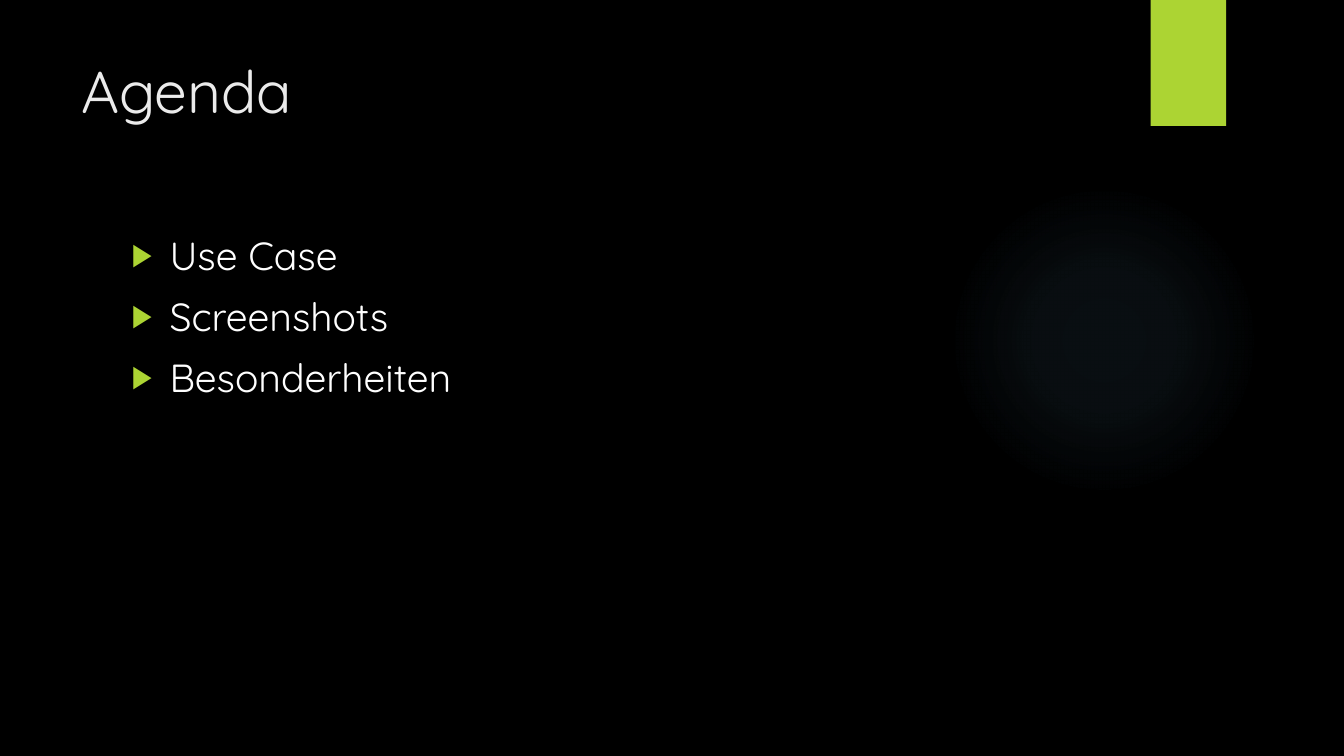
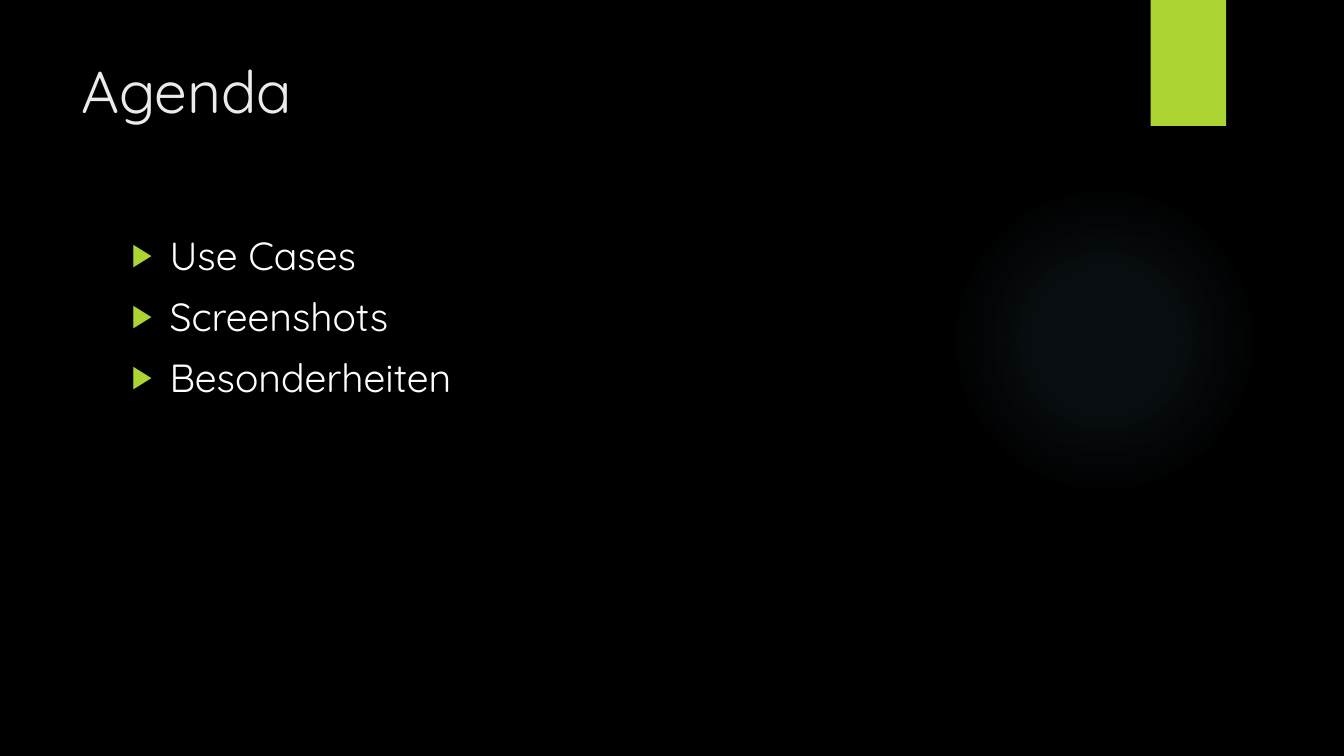
Before and after one commit to Wenja26/rezept, a slide deck: slide 2 of Rezptapp.pptx. Drawn at 1344x756 pixels with LibreOffice and Linux fonts; fonts in the diff are those of the drawing; background and template pictures are left out. Boxes give left, top, right and bottom in pixels: in the first picture for what was removed or moved away, otherwise in the second. Text is boxed around its words. In the diff, an @@ line names an element or a change of style, - is before the commit and + after.

```diff
--- a/Rezptapp.pptx
+++ b/Rezptapp.pptx
@@ text at (170, 242, 356, 271): text changed @@
-▶ Use Case
+▶ Use Cases
```
Also in this commit, not shown: 1 other slide changed, 9 other files.
